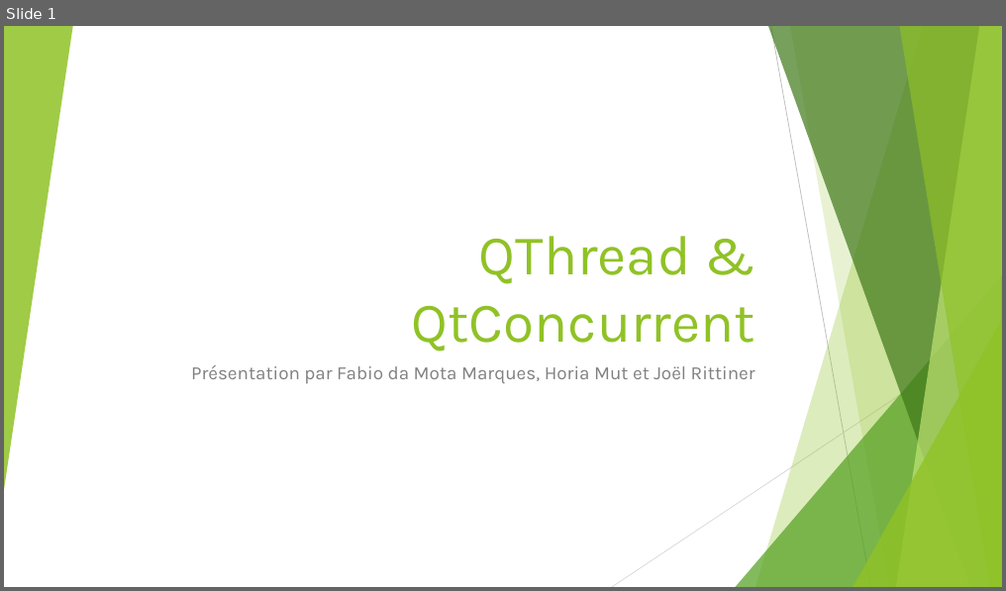
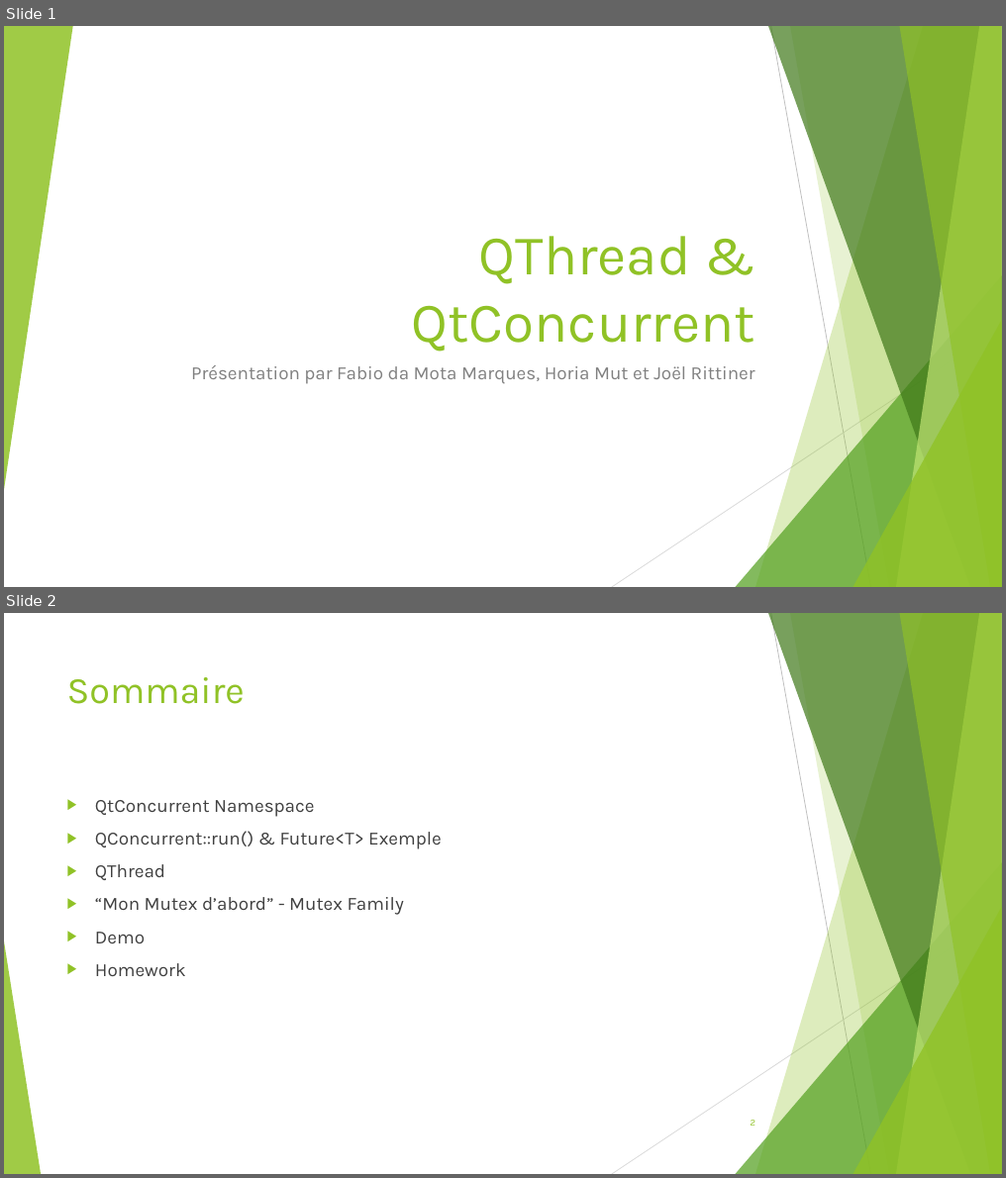
Before and after one commit to Drakesinger/QtConcurrent-Barber, a slide deck: presentation/QThread & QtConcurrent.pptx. Shown one above the other, each under a label of ours: slide 1 before the commit, slides 1 and 2 after it. The pictures are 1006x591 and 1006x1178 pixels, drawn with LibreOffice and Linux fonts; fonts in the diff are those of the drawing. Boxes give left, top, right and bottom in pixels: in the first picture for what was removed or moved away, otherwise in the second. Text is boxed around its words. In the diff, an @@ line names an element or a change of style, - is before the commit and + after.

```diff
--- a/presentation/QThread & QtConcurrent.pptx
+++ b/presentation/QThread & QtConcurrent.pptx
@@ slide 2 added at [4, 613, 1002, 1174], background #FFFFFF; not listed: 9 template elements that a slide beside it also shows @@
@@ title added at [67, 677, 245, 704], 36 pt, text #90C226 @@
+Sommaire
@@ text added at [95, 800, 442, 976], 18 pt, text #404040 @@
+▶ QtConcurrent Namespace
+▶ QConcurrent::run() & Future<T> Exemple
+▶ QThread
+▶ “Mon Mutex d’abord” - Mutex Family
+▶ Demo
+▶ Homework
@@ triangle added at [4, 942, 41, 1174], fill #90C226 at 85% opacity @@
@@ page number added at [750, 1120, 755, 1126], 9 pt, text #90C226 @@
+2
```
Also in this commit, not shown: 8 slides changed, 5 other slides added, 2 slides removed, 1 other file.
